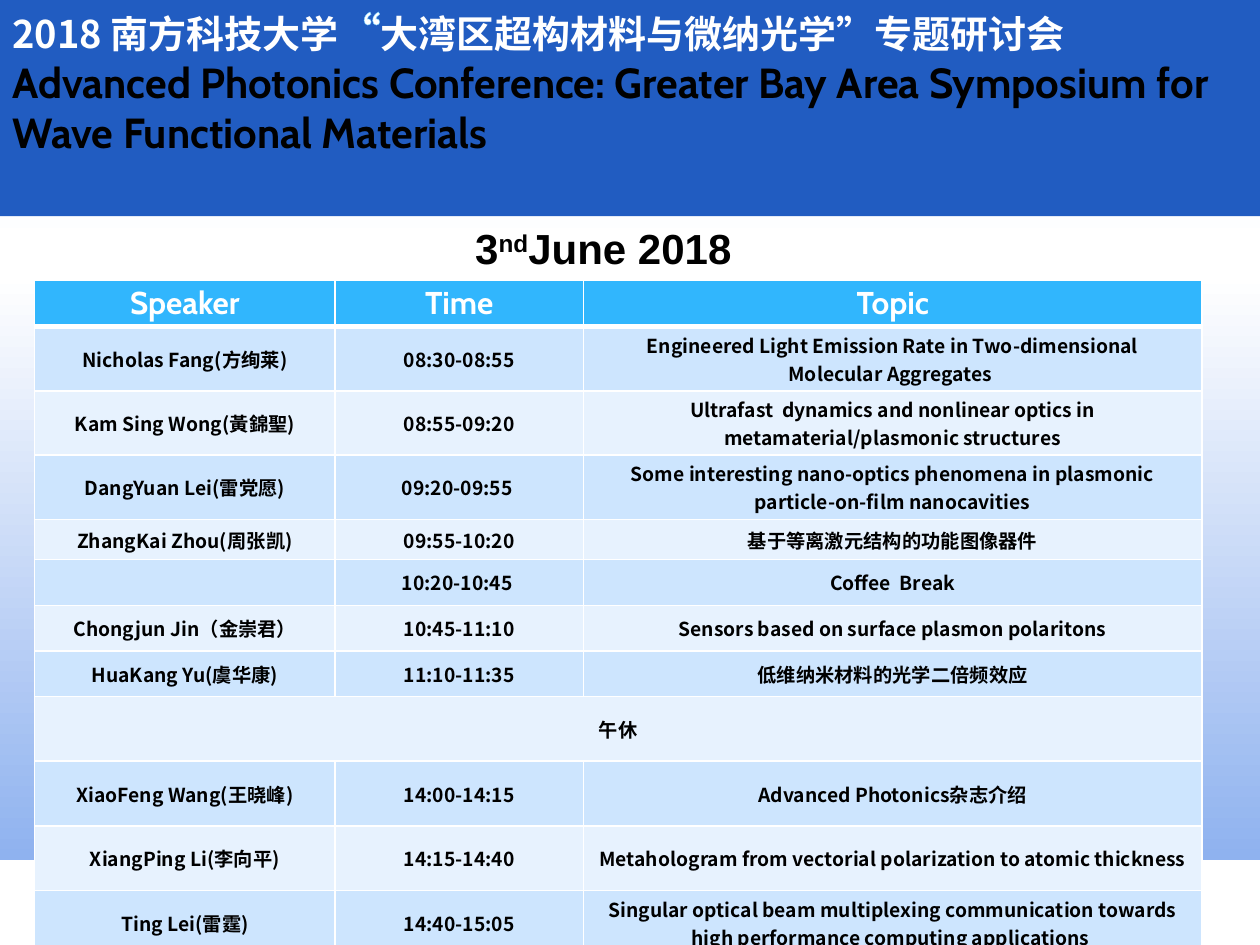
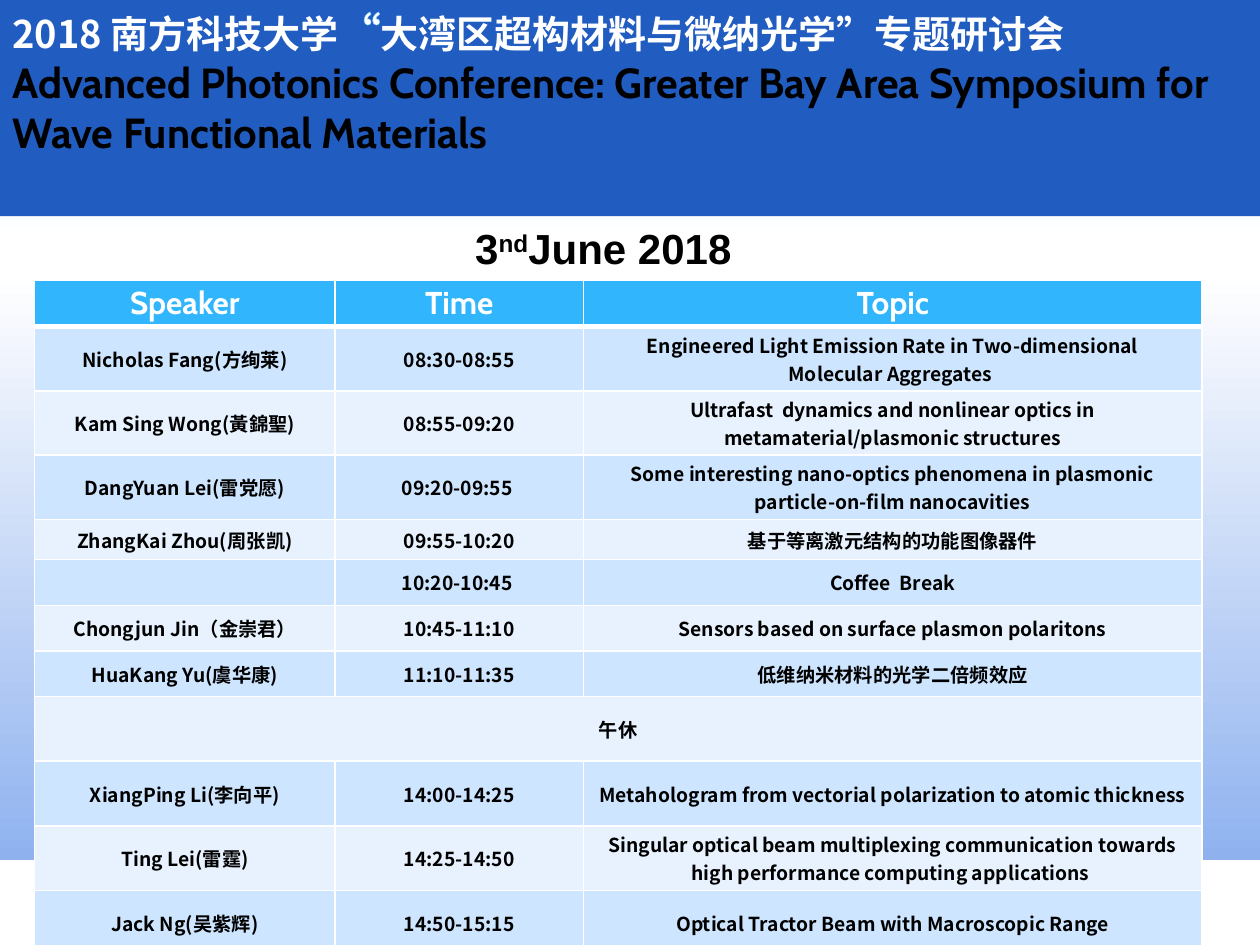
Before and after one commit to gbaswfm/gbaswfm.github.io, a slide deck: slide 10 of text/大湾区超构材料与微纳光学专题研讨会.pptx. Drawn at 1260x945 pixels with LibreOffice and Linux fonts; fonts in the diff are those of the drawing. Boxes give left, top, right and bottom in pixels: in the first picture for what was removed or moved away, otherwise in the second. Text is boxed around its words. In the diff, an @@ line names an element or a change of style, - is before the commit and + after.

```diff
--- a/text/大湾区超构材料与微纳光学专题研讨会.pptx
+++ b/text/大湾区超构材料与微纳光学专题研讨会.pptx
@@ table at <box>35,280,1202,945</box> @@
-row 10: XiaoFeng Wang(王晓峰) | 14:00-14:15 | Advanced Photonics杂志介绍
+row 10: XiangPing Li(李向平) | 14:00-14:25 | Metahologram from vectorial polarization to atomic thickness
-row 11: XiangPing Li(李向平) | 14:15-14:40 | Metahologram from vectorial polarization to atomic thickness
+row 11: Ting Lei(雷霆) | 14:25-14:50 | Singular optical beam multiplexing communication towards high performance computing applications
-row 12: Ting Lei(雷霆) | 14:40-15:05 | Singular optical beam multiplexing communication towards high performance computing applications
+row 12: Jack Ng(吴紫辉) | 14:50-15:15 | Optical Tractor Beam with Macroscopic Range
```
Also in this commit, not shown: 2 other slides changed, 6 other files.
